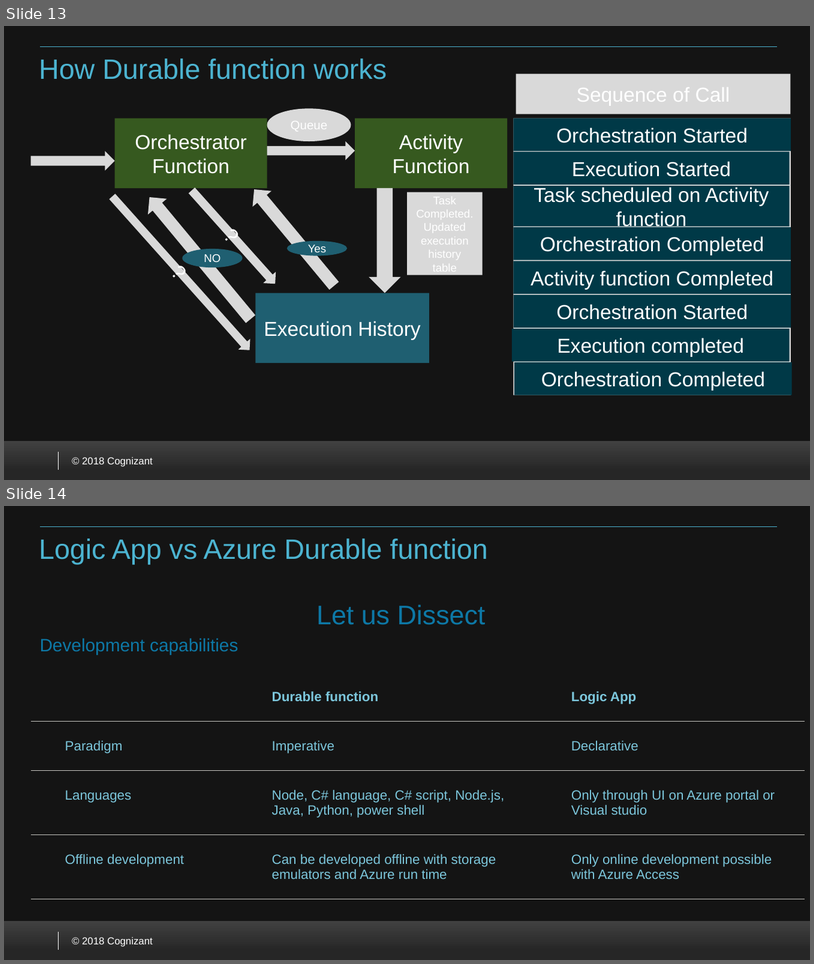
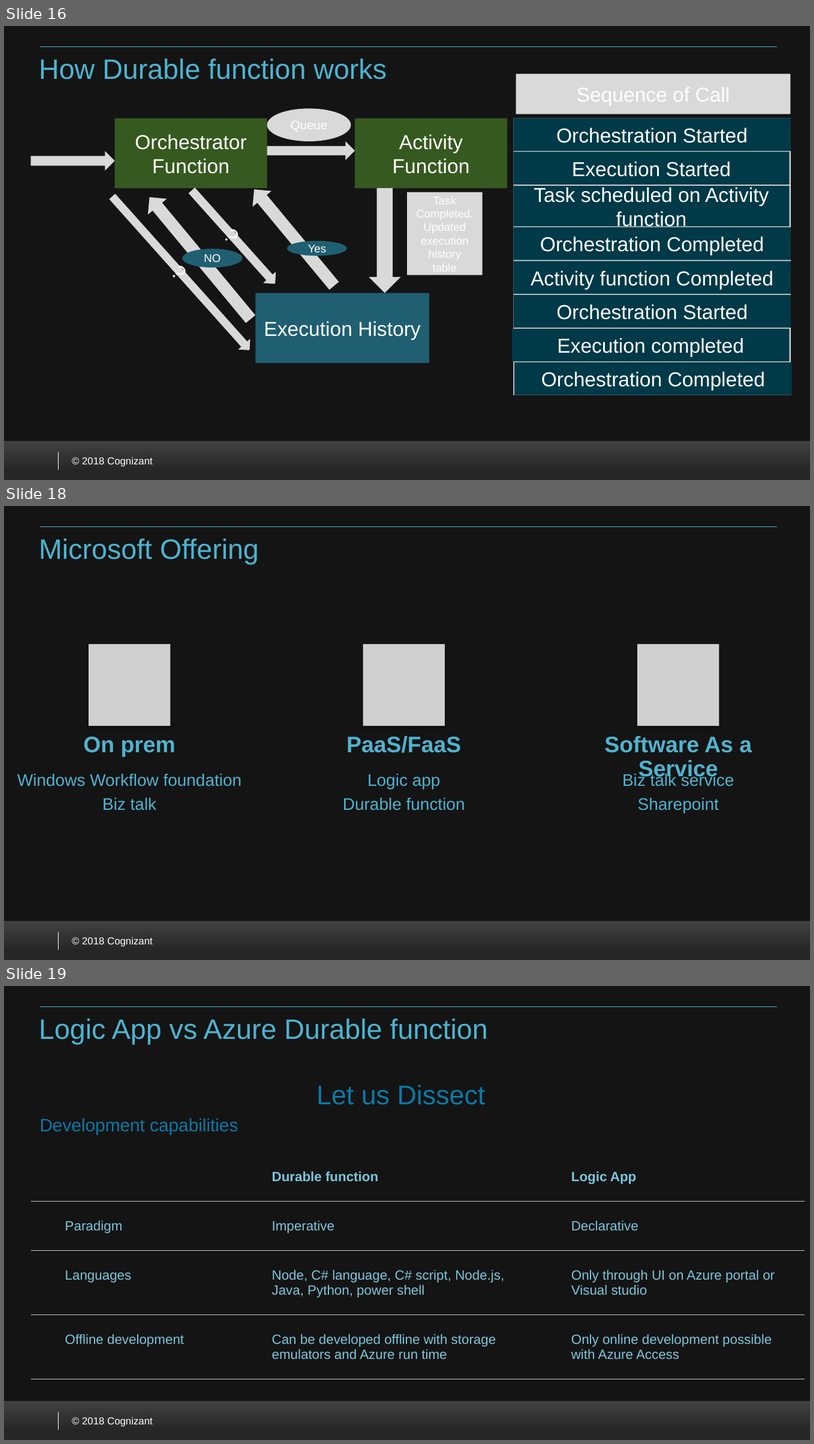
Before and after one commit to VenkateshSrini/MyDocuments, a slide deck: Azurefunction 2.0.pptx. Shown one above the other, each under a label of ours: slides 13 and 14 before the commit, slides 16, 18 and 19 after it; the slides between them are not shown. The pictures are 814x964 and 814x1444 pixels, drawn with LibreOffice and Linux fonts; fonts in the diff are those of the drawing; grey boxes stand for pictures; background and template pictures are left out. Boxes give left, top, right and bottom in pixels: in the first picture for what was removed or moved away, otherwise in the second. Text is boxed around its words. In the diff, an @@ line names an element or a change of style, - is before the commit and + after.

```diff
--- a/Azurefunction 2.0.pptx
+++ b/Azurefunction 2.0.pptx
@@ slide 18 added at (x1=4, y1=506, x2=810, y2=960), background #FFFFFF; not listed: 5 template elements that a slide beside it also shows @@
@@ title added at (x1=39, y1=538, x2=259, y2=565), 25 pt, text #4CB4D1 @@
+Microsoft Offering
@@ group added at (x1=17, y1=644, x2=752, y2=813): 6 texts, 3 pictures @@
+On prem
+Windows Workflow foundation
+Biz talk
+PaaS/FaaS
+Logic app
+Durable function
+Software As a Service
+Biz talk service
+Sharepoint
@@ what was slide 13 is now slide 16 @@
@@ what was slide 14 is now slide 19 @@
```
Also in this commit, not shown: 6 slides changed, 4 other slides added.
